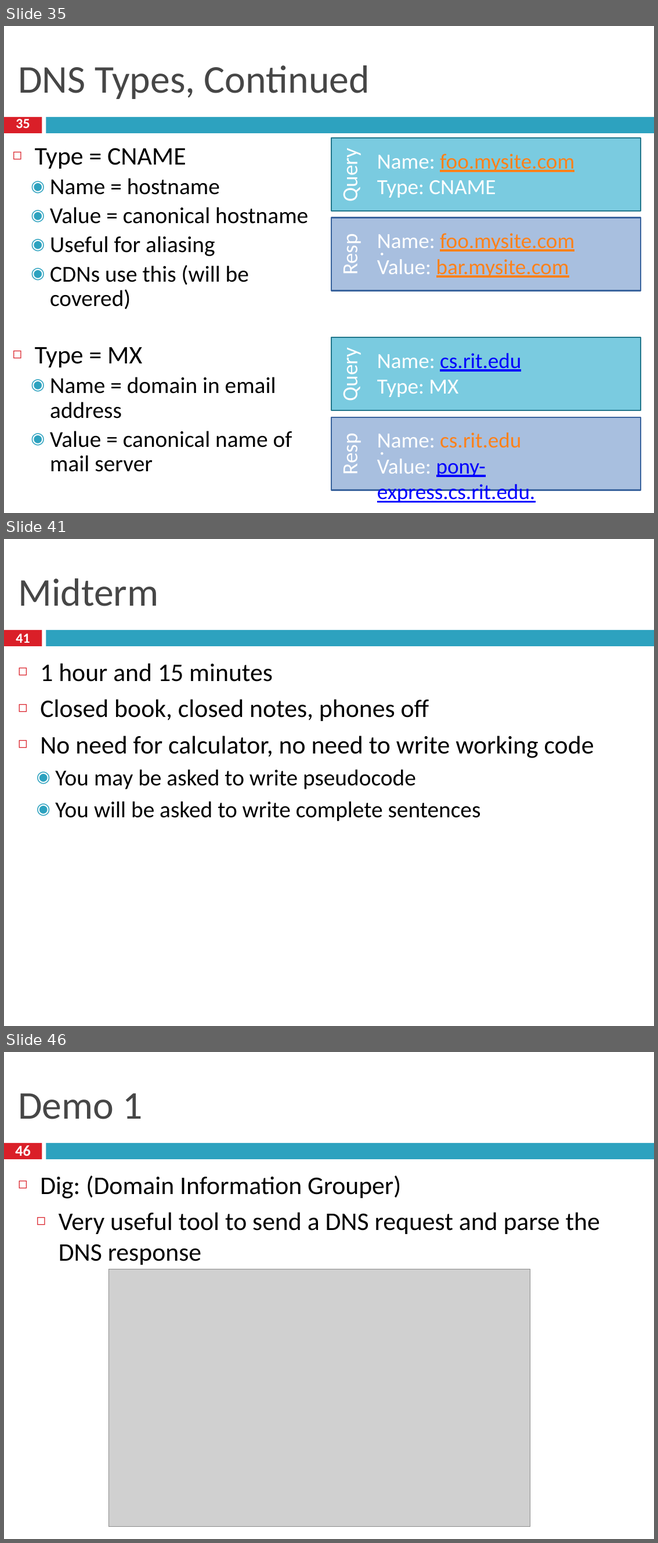
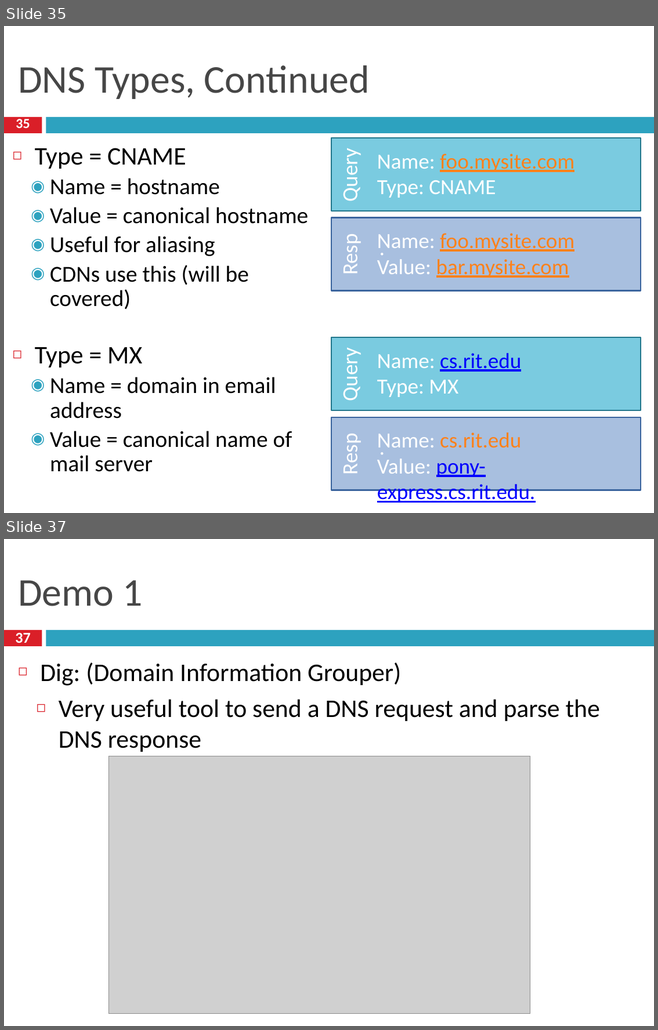
Before and after one commit to taejoong/taejoong.github.io, a slide deck: courses/csci-351/handouts/12-DNS.pptx. Shown one above the other, each under a label of ours: slides 35, 41 and 46 before the commit, slides 35 and 37 after it; the slides between them are not shown. The pictures are 658x1543 and 658x1030 pixels, drawn with LibreOffice and Linux fonts; fonts in the diff are those of the drawing; grey boxes stand for pictures. Boxes give left, top, right and bottom in pixels: in the first picture for what was removed or moved away, otherwise in the second. Text is boxed around its words. In the diff, an @@ line names an element or a change of style, - is before the commit and + after.

```diff
--- a/courses/csci-351/handouts/12-DNS.pptx
+++ b/courses/csci-351/handouts/12-DNS.pptx
@@ slide 41 removed at box(4, 539, 654, 1026), background #FFFFFF; not listed: 2 template elements that a slide beside it also shows @@
@@ title removed at box(18, 578, 158, 606) @@
-Midterm
@@ page number removed at box(16, 634, 30, 647) @@
-41
@@ text removed at box(40, 663, 594, 821) @@
-◻ 1 hour and 15 minutes
-◻ Closed book, closed notes, phones off
-◻ No need for calculator, no need to write working code
-  ◉ You may be asked to write pseudocode
-  ◉ You will be asked to write complete sentences
@@ what was slide 46 is now slide 37 @@
@@ page number at box(15, 632, 31, 647): text changed @@
-46
+37
```
Also in this commit, not shown: 7 slides changed, 1 slide added, 12 other slides removed, 3 other files.
